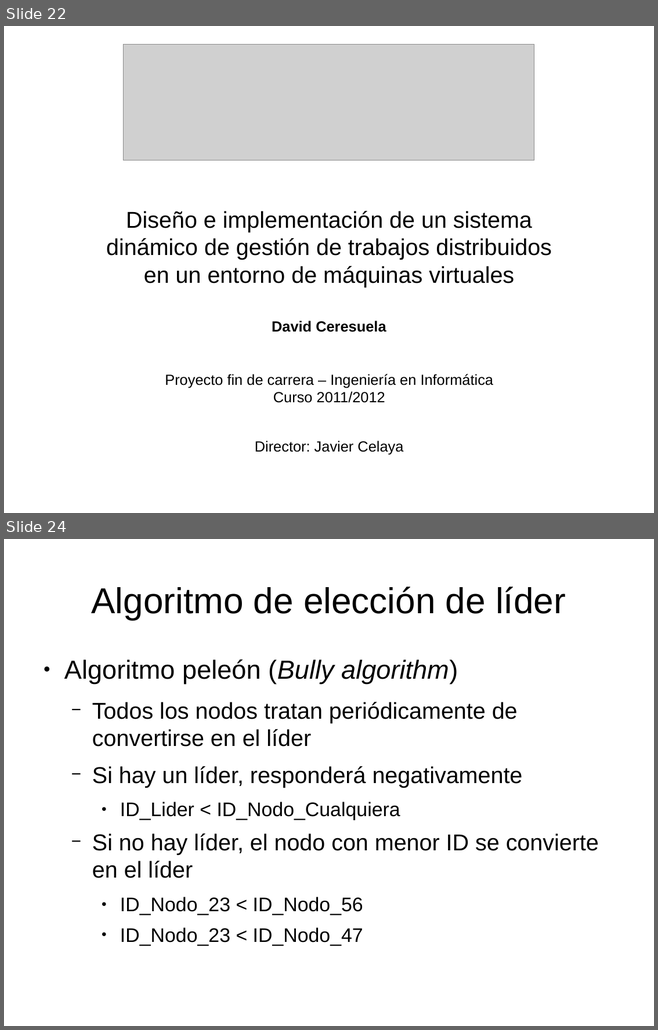
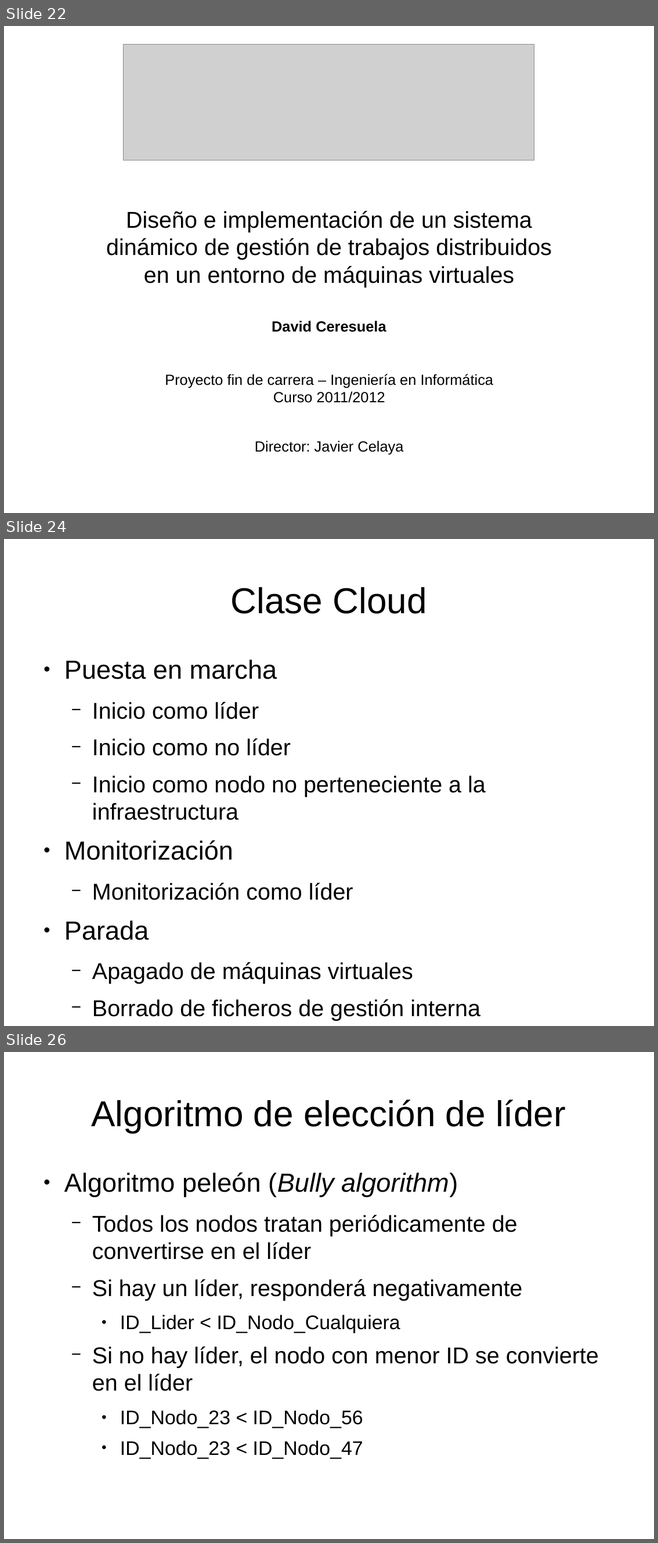
Before and after one commit to dcere/pfc, a slide deck: adm/presentacion/presentacion.odp. Shown one above the other, each under a label of ours: slides 22 and 24 before the commit, slides 22, 24 and 26 after it; the slides between them are not shown. The pictures are 658x1030 and 658x1543 pixels, drawn with LibreOffice and Linux fonts; fonts in the diff are those of the drawing; grey boxes stand for pictures. Boxes give left, top, right and bottom in pixels: in the first picture for what was removed or moved away, otherwise in the second. Text is boxed around its words. In the diff, an @@ line names an element or a change of style, - is before the commit and + after.

Commit message:
[adm] Presentation: Extended cloud class explanation. Class cloud extras

```diff
--- a/adm/presentacion/presentacion.odp
+++ b/adm/presentacion/presentacion.odp
@@ slide 24 added at (4, 539, 654, 1026), background #FFFFFF @@
@@ title added at (231, 587, 427, 614), 44 pt, text #000000 @@
+Clase Cloud
@@ text added at (64, 660, 485, 1021), 28 pt, text #000000 @@
+● Puesta en marcha
+  − Inicio como líder
+  − Inicio como no líder
+  − Inicio como nodo no perteneciente a la infraestructura
+● Monitorización
+  − Monitorización como líder
+● Parada
+  − Apagado de máquinas virtuales
+  − Borrado de ficheros de gestión interna
@@ what was slide 24 is now slide 26 @@
```
Also in this commit, not shown: 1 slide changed, 2 other slides added, 1 slide removed, 1 other file.
